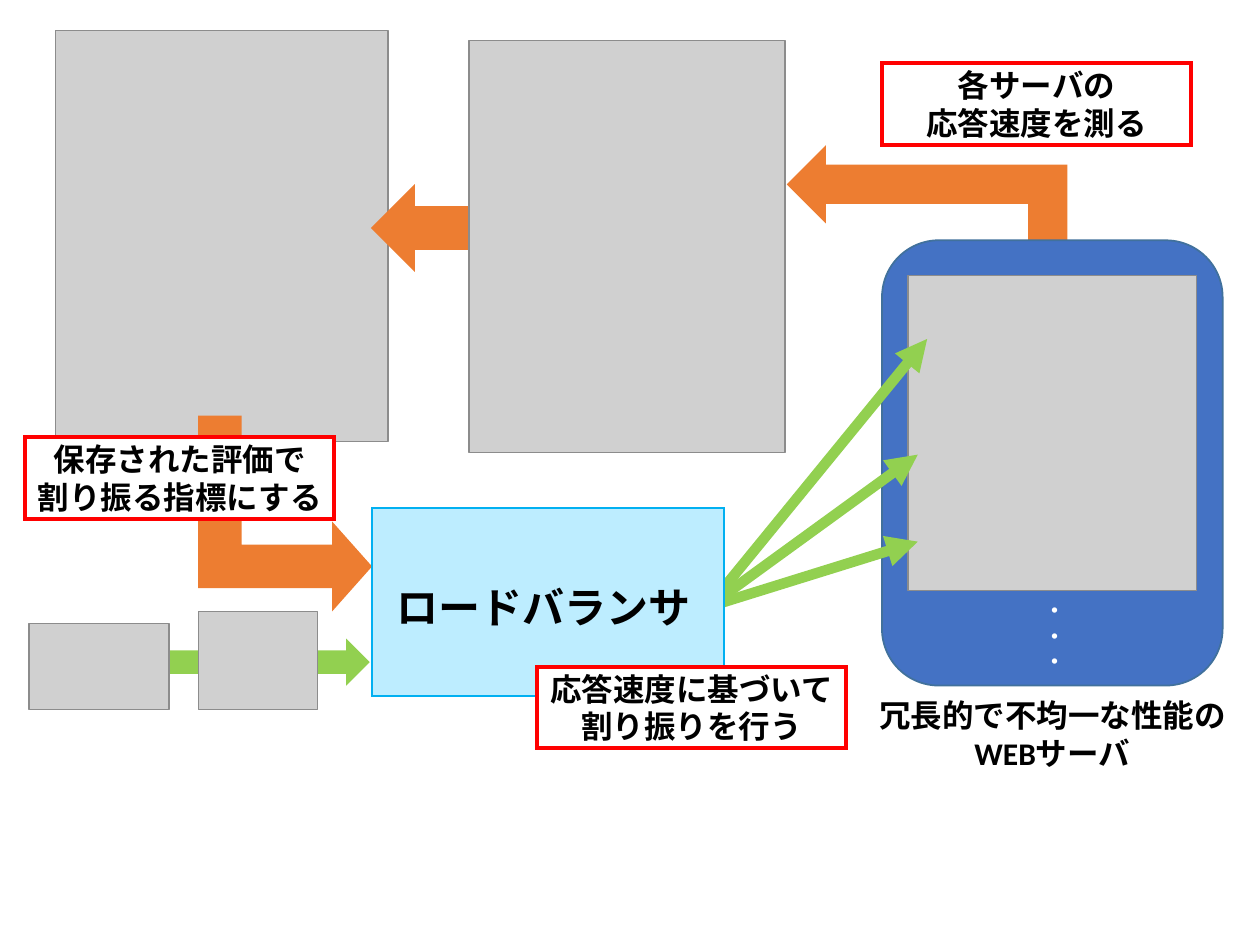
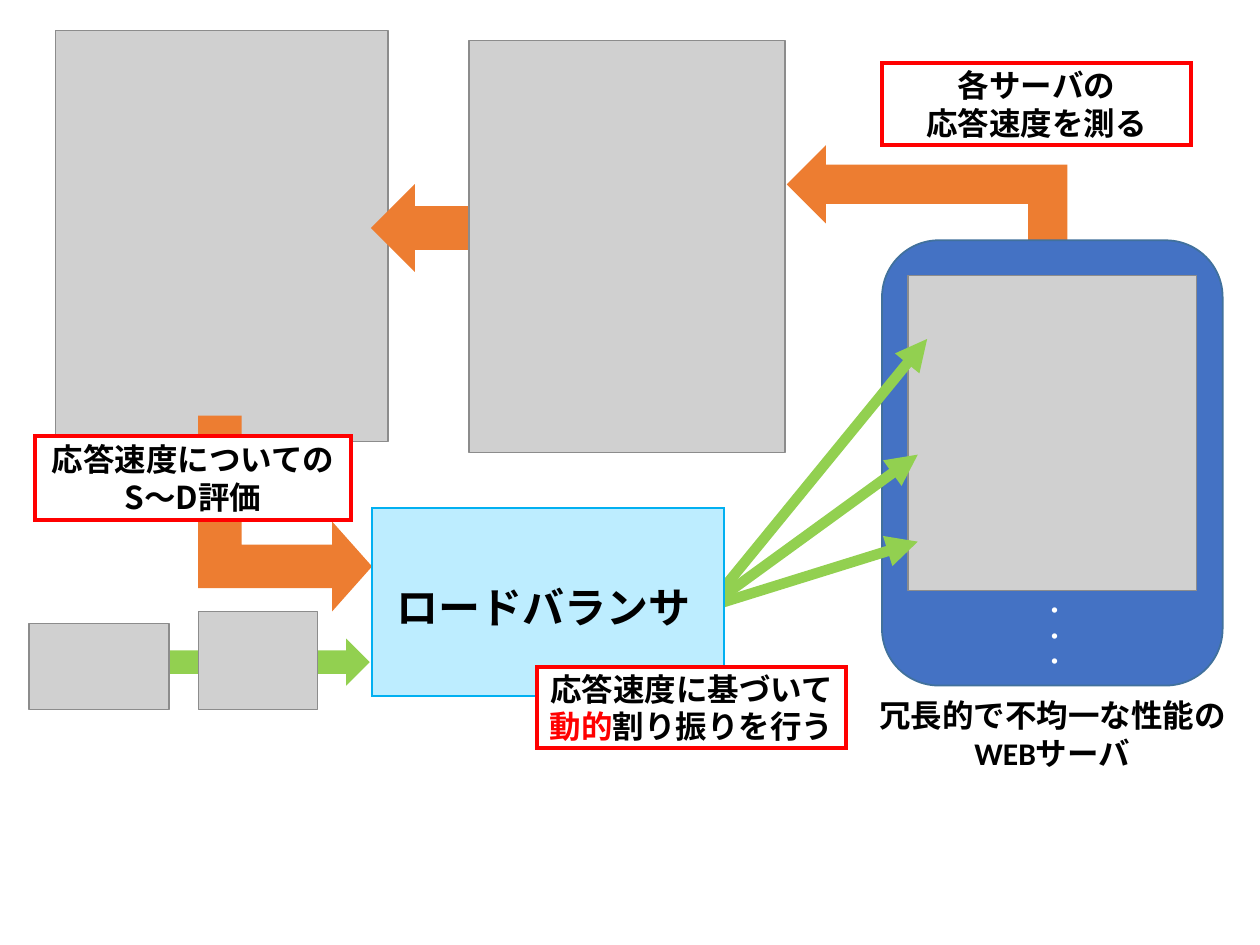
Before and after one commit to kait-takanolab/1821086_matsuo_thesis, a slide deck: slide 13 of meeting/1821086_matsuo_Chart.pptx. Drawn at 1260x945 pixels with LibreOffice and Linux fonts; fonts in the diff are those of the drawing; grey boxes stand for pictures. Boxes give left, top, right and bottom in pixels: in the first picture for what was removed or moved away, otherwise in the second. Text is boxed around its words. In the diff, an @@ line names an element or a change of style, - is before the commit and + after.

```diff
--- a/meeting/1821086_matsuo_Chart.pptx
+++ b/meeting/1821086_matsuo_Chart.pptx
@@ rectangle "応答速度についての" resized from (x1=25, y1=437, x2=334, y2=519) to (x1=35, y1=436, x2=352, y2=520) @@
@@ text in rectangle at (x1=52, y1=444, x2=335, y2=512): text changed; font Calibri to Noto Sans CJK JP @@
-保存された評価で
-割り振る指標にする
+応答速度についての
+S～D評価
@@ text in rectangle at (x1=550, y1=674, x2=834, y2=747): text changed @@
-応答速度に基づいて
-割り振りを行う
+応答速度に基づいて
+動的割り振りを行う
```
Also in this commit, not shown: 1 other file.
